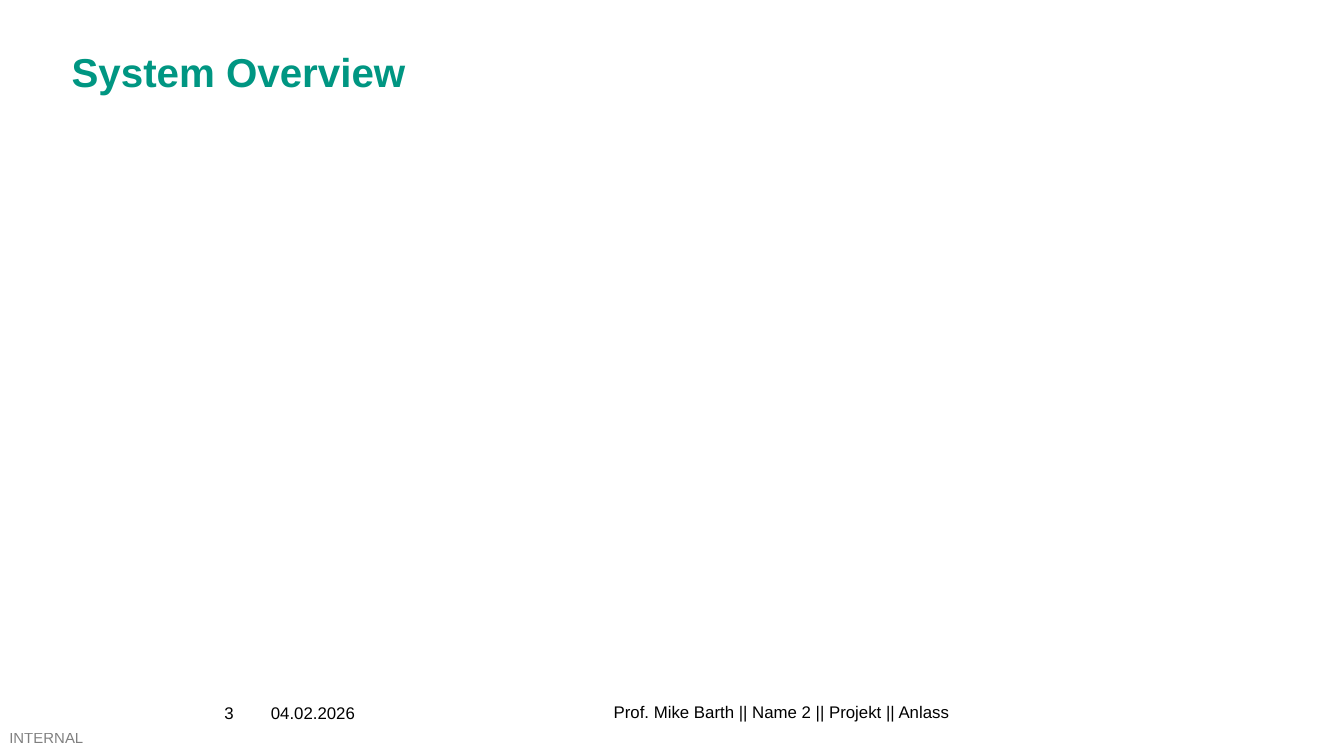
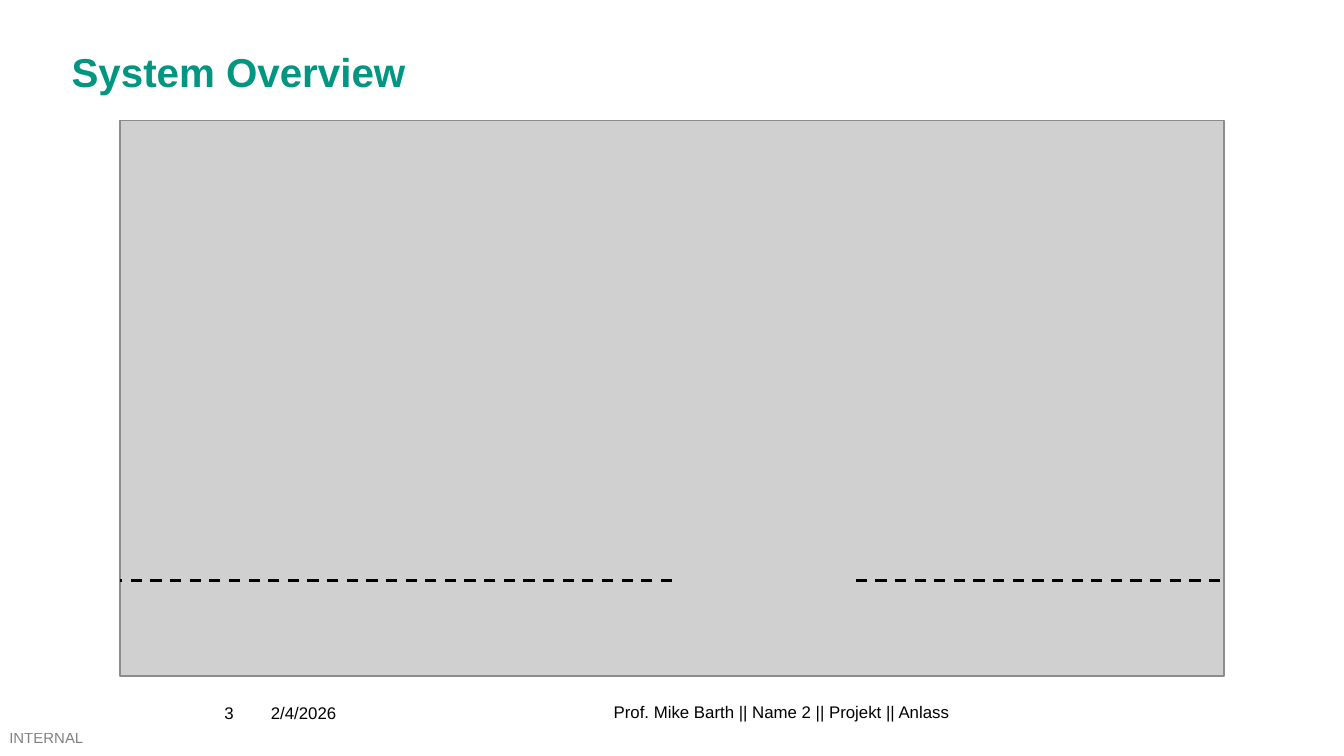
Before and after one commit to Coraku/Digital-Twin, a slide deck: slide 3 of Slides.pptx. Drawn at 1344x756 pixels with LibreOffice and Linux fonts; fonts in the diff are those of the drawing; grey boxes stand for pictures; background and template pictures are left out. Boxes give left, top, right and bottom in pixels: in the first picture for what was removed or moved away, otherwise in the second. Text is boxed around its words. In the diff, an @@ line names an element or a change of style, - is before the commit and + after.

Commit message:
slides update

```diff
--- a/Slides.pptx
+++ b/Slides.pptx
@@ picture added at box(120, 121, 1224, 676) @@
@@ line added from (672, 581) to (120, 581), #000000 1.5 pt dashed @@
@@ line added from (856, 581) to (1220, 581), #000000 1.5 pt dashed @@
@@ text at box(271, 707, 336, 720): text changed @@
-04.02.2026
+2/4/2026
```
